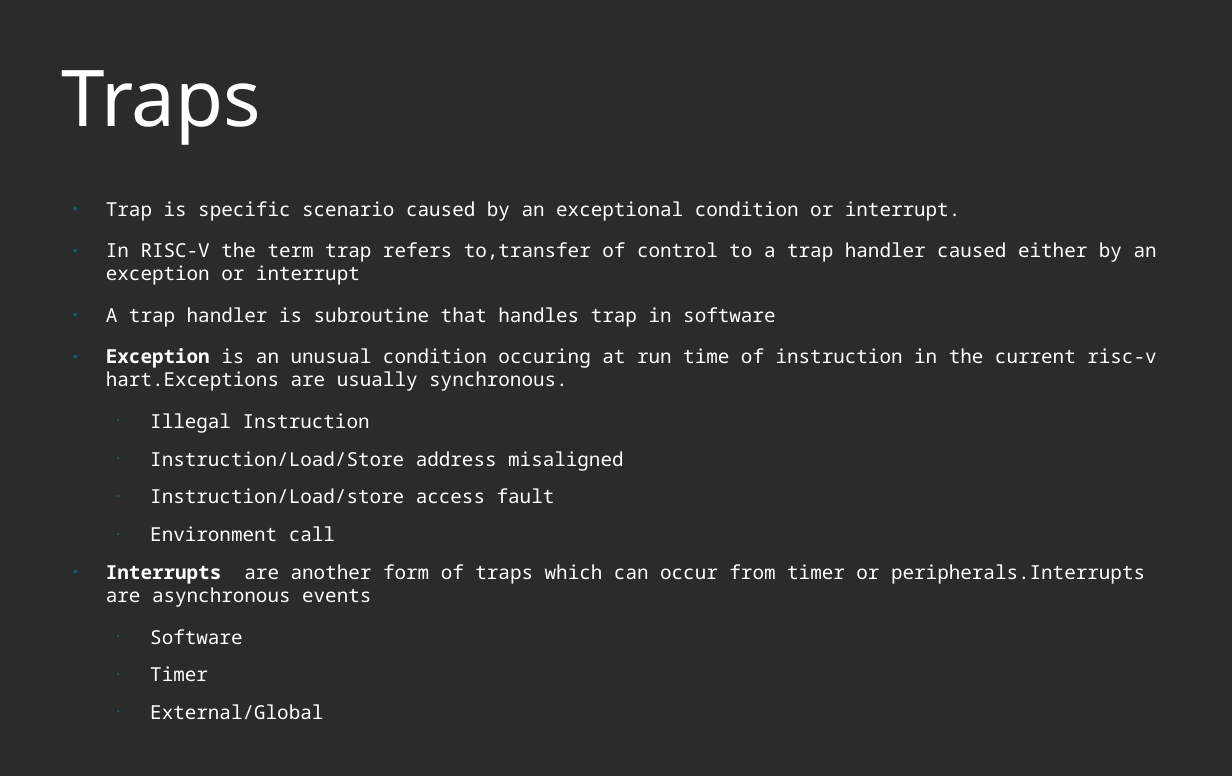
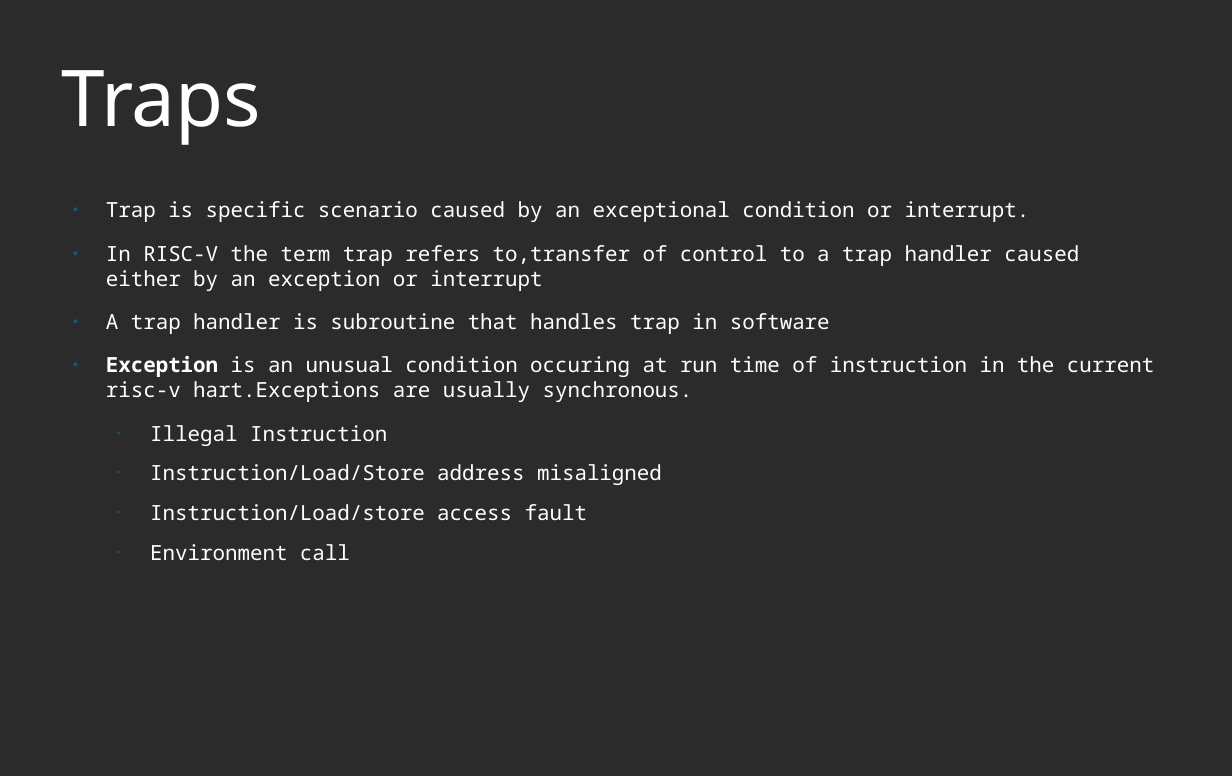
Before and after one commit to murthuja1708/desd_class, a slide deck: slide 28 of RISCV.odp (slide 20 before the commit). Drawn at 1232x776 pixels with LibreOffice and Linux fonts; fonts in the diff are those of the drawing; background and template pictures are left out; a plain dark background stands for a picture behind light text. Boxes give left, top, right and bottom in pixels: in the first picture for what was removed or moved away, otherwise in the second. Text is boxed around its words. In the diff, an @@ line names an element or a change of style, - is before the commit and + after.

```diff
--- a/RISCV.odp
+++ b/RISCV.odp
@@ text "Trap is specific scenario caused ..." at box(106, 201, 1154, 560): size 14.8 to 16 pt @@
@@ text at box(106, 564, 1145, 681): paragraphs removed @@
-● Interrupts are another form of traps which can occur from timer or peripherals.Interrupts are asynchronous events
-  • Software
-  • Timer
-  • External/Global
```
Also in this commit, not shown: 8 other slides changed, 15 slides added, 3 slides removed, 2 other files.
